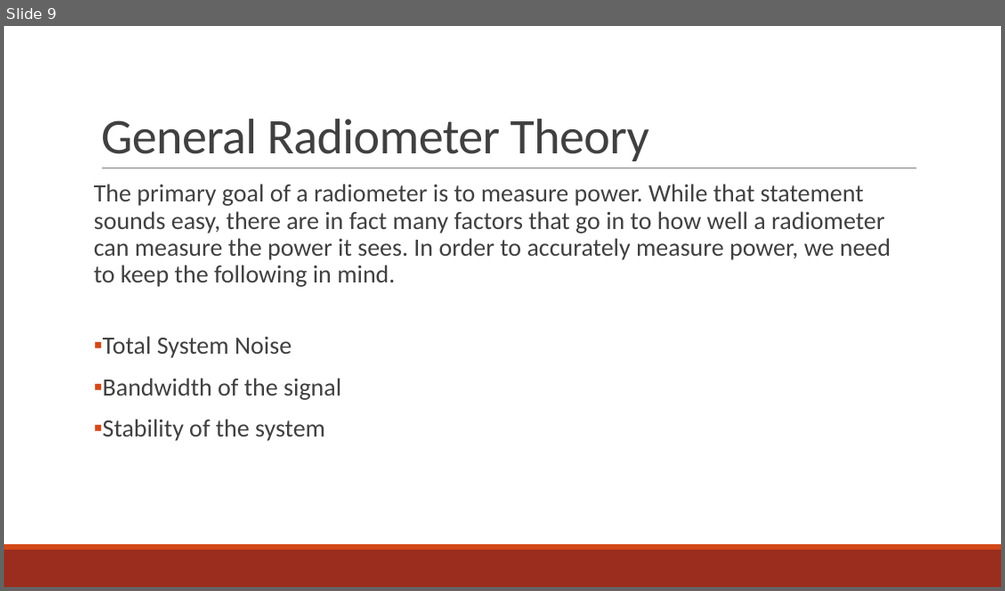
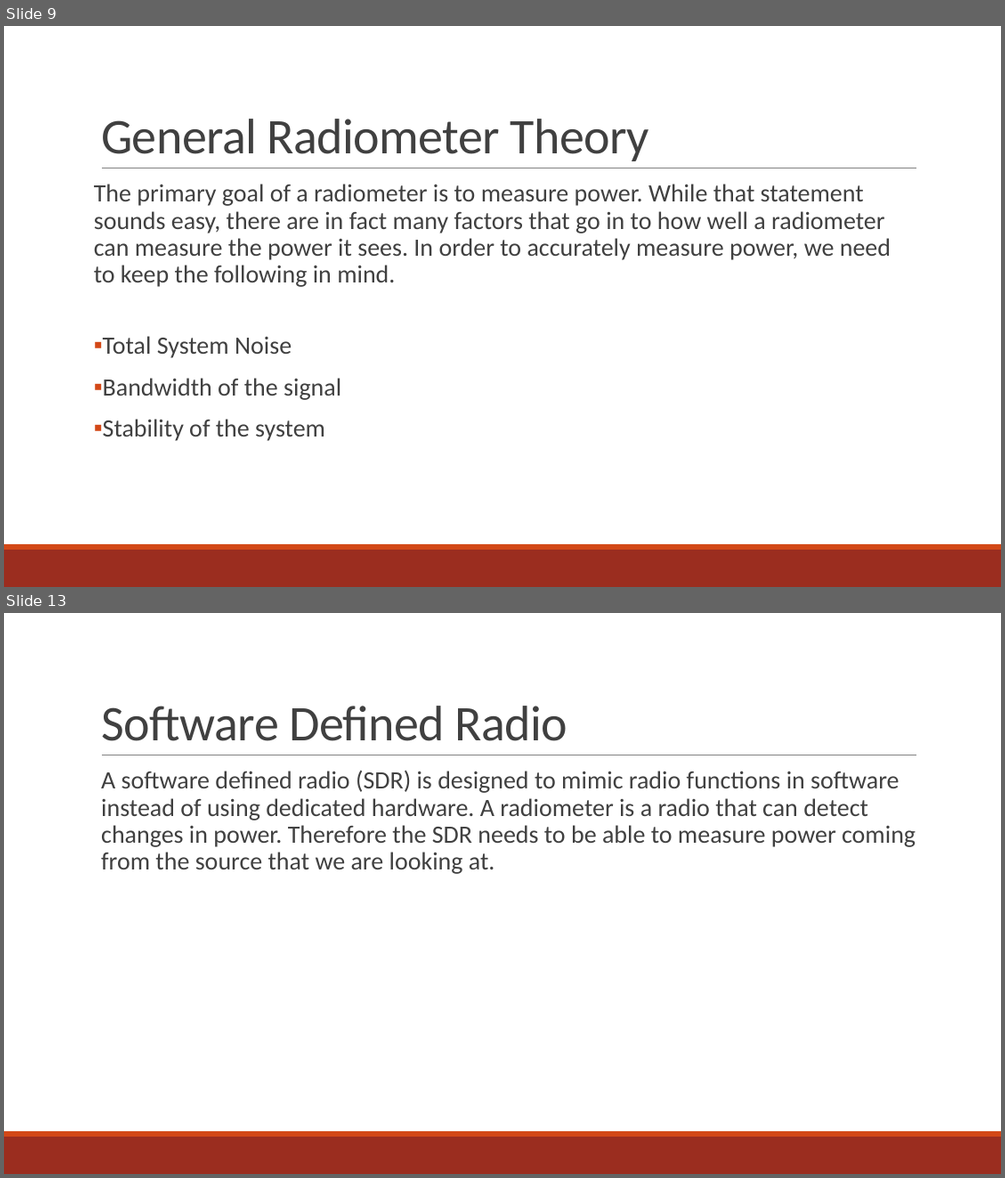
Before and after one commit to matgyver/Radiometer-SDR-Thesis, a slide deck: Presentation/Final Oral Presentation.pptx. Shown one above the other, each under a label of ours: slide 9 before the commit, slides 9 and 13 after it; the slides between them are not shown. The pictures are 1005x591 and 1005x1178 pixels, drawn with LibreOffice and Linux fonts; fonts in the diff are those of the drawing. Boxes give left, top, right and bottom in pixels: in the first picture for what was removed or moved away, otherwise in the second. Text is boxed around its words. In the diff, an @@ line names an element or a change of style, - is before the commit and + after.

```diff
--- a/Presentation/Final Oral Presentation.pptx
+++ b/Presentation/Final Oral Presentation.pptx
@@ slide 13 added at box(4, 613, 1001, 1174), background #FFFFFF; not listed: 3 template elements that a slide beside it also shows @@
@@ title added at box(101, 706, 568, 741), 48 pt, text #404040 @@
+Software Defined Radio
@@ text added at box(101, 770, 915, 874), 24 pt, text #404040 @@
+  A software defined radio (SDR) is designed to mimic radio functions in software instead of using dedicated hardware. A radiometer is a radio that can detect changes in power. Therefore the SDR needs to be able to measure power coming from the source that we are looking at.
```
Also in this commit, not shown: 1 slide changed, 9 other slides added, 1 other file.
